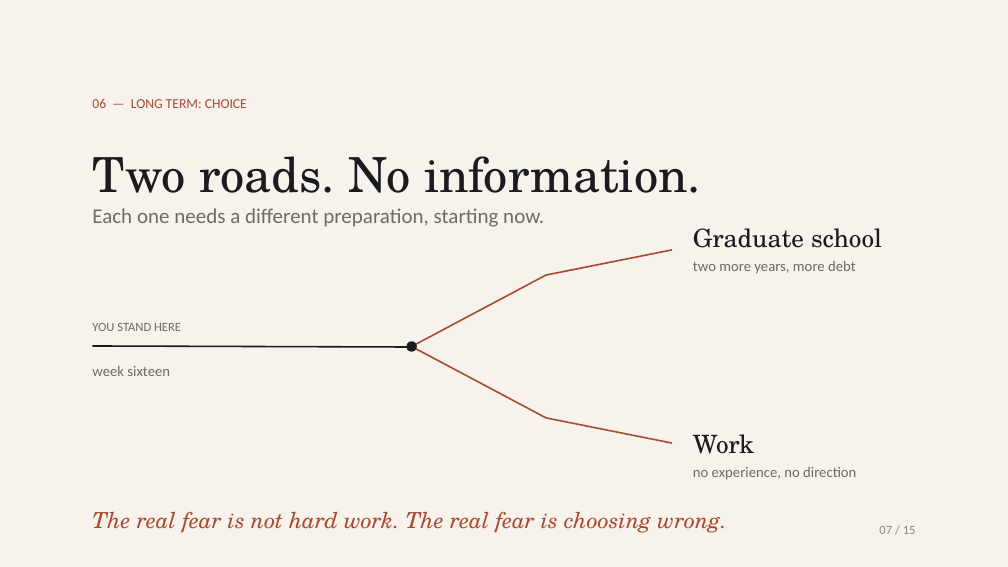
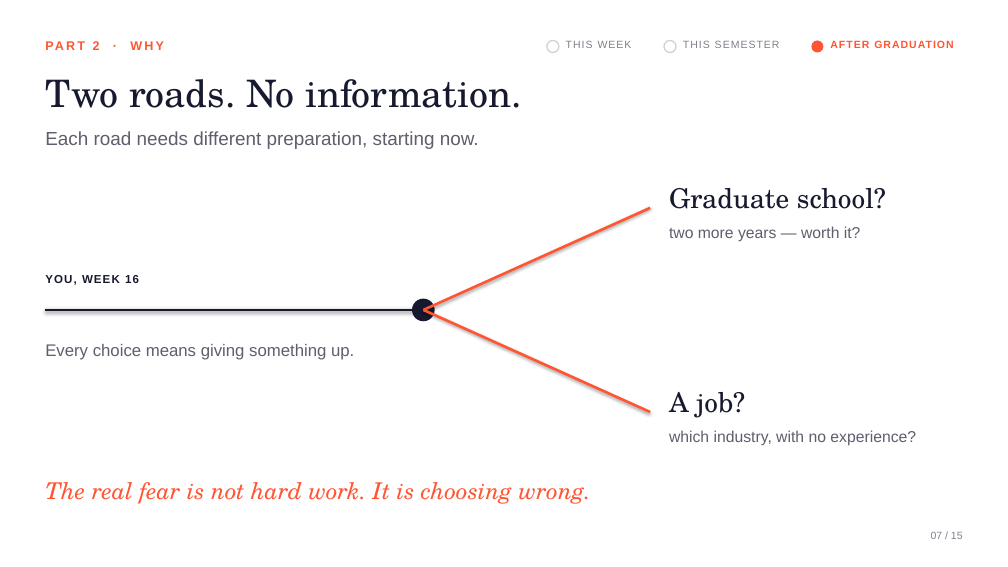
Before and after one commit to Kyson-CCHEN/English-presentation, a slide deck: slide 7 of Planning_Is_the_Pressure.pptx. Drawn at 1008x567 pixels with LibreOffice and Linux fonts; fonts in the diff are those of the drawing. Boxes give left, top, right and bottom in pixels: in the first picture for what was removed or moved away, otherwise in the second. Text is boxed around its words. In the diff, an @@ line names an element or a change of style, - is before the commit and + after.

```diff
--- a/Planning_Is_the_Pressure.pptx
+++ b/Planning_Is_the_Pressure.pptx
@@ rectangle removed at [0, 0, 1008, 567] @@
@@ text added at [93, 41, 164, 50], 12 pt, text #FF5533, bold @@
+PART 2 · WHY
@@ ellipse added at [547, 41, 559, 53], outline #D1D1D5 1.25 pt @@
@@ text added at [566, 41, 632, 48], 10 pt, text #7F818C @@
+THIS WEEK
@@ ellipse added at [664, 41, 676, 53], outline #D1D1D5 1.25 pt @@
@@ text added at [683, 40, 780, 48], 10 pt, text #7F818C @@
+THIS SEMESTER
@@ ellipse added at [811, 41, 823, 53], fill #FF5533 @@
@@ text added at [830, 40, 953, 48], 10 pt, text #FF5533, bold @@
+AFTER GRADUATION
@@ text "Two roads. No information.": place and size @@
-text "Two roads. No information." at [92, 156, 701, 193]
+text "Two roads. No information." at [45, 79, 522, 108]
@@ text "Two roads. No information." at [45, 79, 522, 108]: size 46 to 36 pt, text colour #1B1B1F to #171A2E; line spacing 1.06 to 1 @@
@@ text removed at [92, 99, 247, 108] @@
-06 — LONG TERM: CHOICE
@@ text at [45, 131, 479, 149]: text changed; size 20 to 18 pt; font Calibri to Arial; text colour #6E6A64 to #5D5F6D @@
-Each one needs a different preparation, starting now.
+Each road needs different preparation, starting now.
@@ line added from (423, 310) to (650, 208), #FF5533 2.5 pt @@
@@ text at [669, 188, 886, 209]: text changed; size 24 to 26 pt; text colour #1B1B1F to #171A2E @@
-Graduate school
+Graduate school?
@@ text at [669, 226, 861, 242]: text changed; size 14 to 15 pt; font Calibri to Arial; text colour #6E6A64 to #5D5F6D @@
-two more years, more debt
+two more years — worth it?
@@ freeform shape removed at [411, 250, 671, 347] @@
@@ text added at [45, 275, 139, 285], 11 pt, text #171A2E, bold @@
+YOU, WEEK 16
@@ ellipse added at [412, 299, 435, 321], fill #171A2E @@
@@ line moved from (92, 346) - (411, 347) to (45, 310) - (423, 310) @@
@@ line (45, 310) - (423, 310): stroke #1B1B1F 1.5 pt to #171A2E 2.5 pt @@
@@ text removed at [92, 323, 181, 331] @@
-YOU STAND HERE
@@ line added from (423, 310) to (650, 412), #FF5533 2.5 pt @@
@@ text added at [45, 344, 354, 360], 16 pt, text #5D5F6D @@
+Every choice means giving something up.
@@ ellipse removed at [407, 341, 417, 352] @@
@@ freeform shape removed at [411, 346, 671, 443] @@
@@ text removed at [92, 366, 170, 376] @@
-week sixteen
@@ text added at [669, 392, 745, 418], 26 pt, text #171A2E @@
+A job?
@@ text at [669, 430, 916, 446]: text changed; size 14 to 15 pt; font Calibri to Arial; text colour #6E6A64 to #5D5F6D @@
-no experience, no direction
+which industry, with no experience?
@@ text removed at [693, 434, 754, 454] @@
-Work
@@ text at [45, 482, 591, 504]: text changed; size 21 to 22 pt; text colour #A8492F to #FF5533 @@
-The real fear is not hard work. The real fear is choosing wrong.
+The real fear is not hard work. It is choosing wrong.
@@ text "07 / 15" at [931, 532, 963, 539]: size 12 to 10 pt, font Calibri to Arial, text colour #8C8478 to #7F818C; line spacing 0.9 to 1 @@
```
Also in this commit, not shown: 10 other slides changed, 4 slides added, 4 slides removed.
